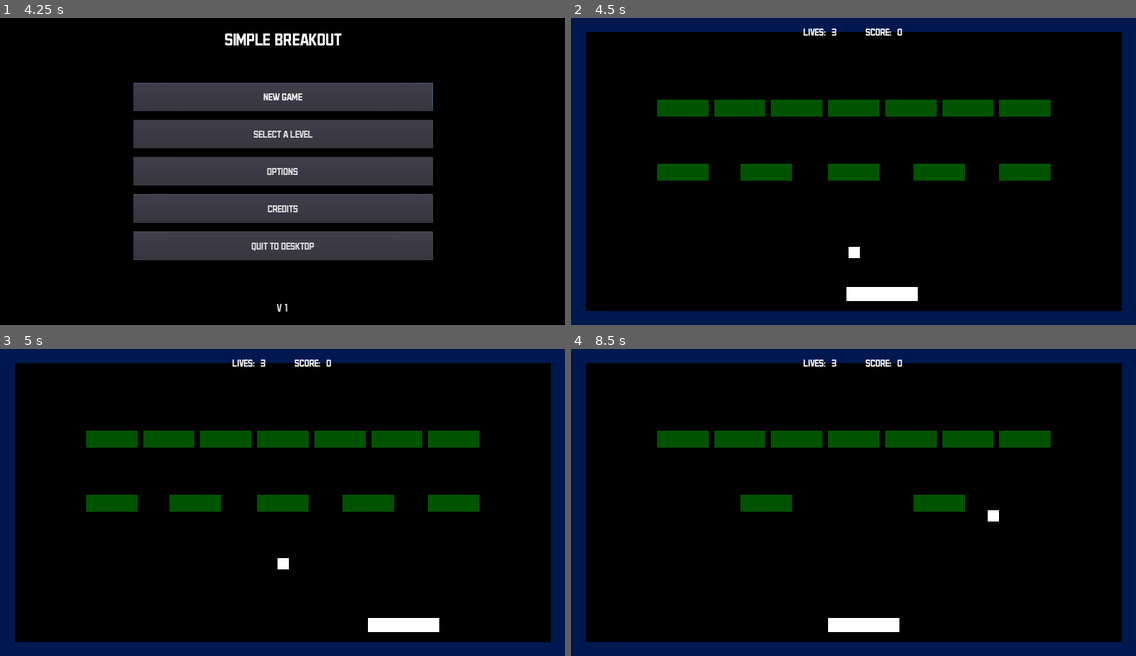
Above: before the commit, frames 1-4 (two rows, left to right).
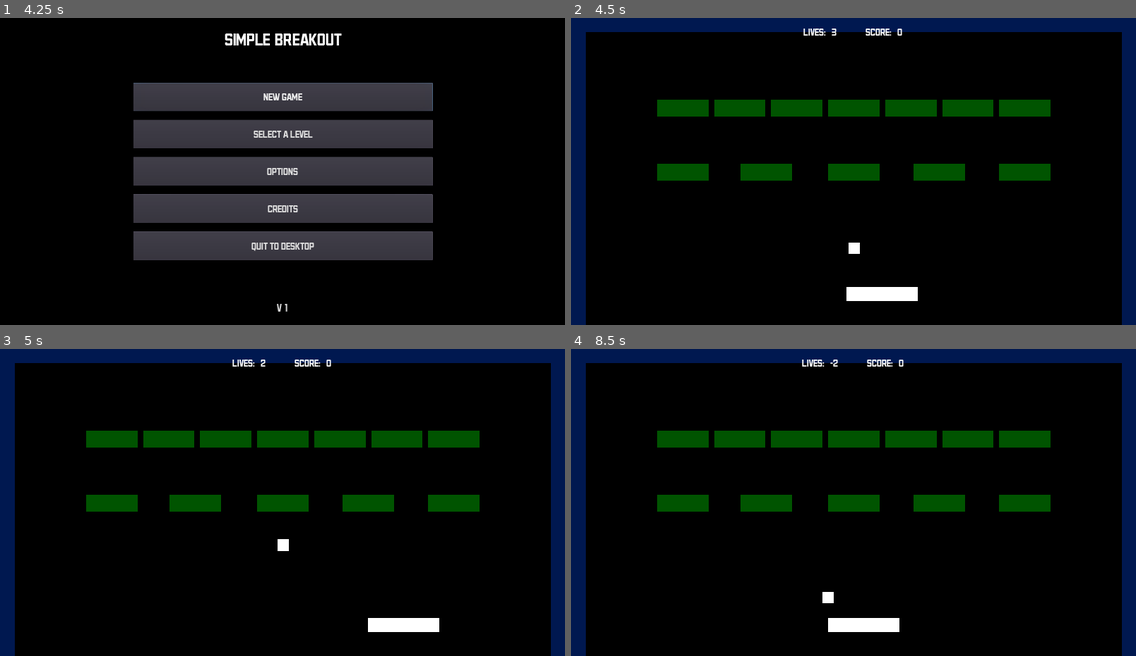
Above: after the commit, the same moments.

Repository: AlixBarreaux/simple-breakout
Game: Godot game, scene res://Scenes/GUI/MainMenu.tscn
Same seed, same stepped clock (60 frames per second), same inputs: the game is played once before the commit and once after it. The engine's default icon, where the game draws it, is replaced by a stand-in: a white triangle on a blue panel in a dark square.
Inputs:
- Up to frame 1 (4.25 s): click "new game" at 0.5 s; click "new game" at 1.25 s; click "select a level" at 2 s; click "options" at 2.75 s; click "credits" at 3.5 s
- Up to frame 2 (4.5 s): tap Enter at 4.25 s; hold D (move_right) from 4.28 s (still down); tap Space (launch_ball) at 4.35 s
- Up to frame 3 (5 s): keep holding D (move_right)
- Up to frame 4 (8.5 s): release D (move_right) at 5.03 s; hold Q (move_left) 5.03-5.78 s; tap Space (launch_ball) every 0.75 s from 5.1 to 8.1 s; hold D (move_right) 5.78-7.28 s; hold Q (move_left) from 7.28 s (still down)

Frame 1 is identical in both runs. In frame 2, 4.4% of the frame differs, in the area x 2-98%, y 73-100%; in frame 3, 4.5%; in frame 4, 6.2%, in the area x 2-98%, y 3-100%.

Commit message:
Add some more inputs for the paddle in order to support both azerty and qwerty in a simplified way. Add Ball respawn() and the launch_ball input key to make it start to move when just (re)spawned

Diff:
--- a/Scenes/GUI/LevelSelectionMenu.tscn
+++ b/Scenes/GUI/LevelSelectionMenu.tscn
@@ -69,7 +69,7 @@
 margin_left = 690.77
 margin_right = 1309.77
 level_to_load = SubResource( 2 )
-level_name = "Level 1"
+level_name = "First Steps"
 preview_image_stream_texture = ExtResource( 5 )
 level_to_load_path = "res://Scenes/Levels/Level1.tscn"
 
@@ -77,7 +77,7 @@
 margin_left = 1334.92
 margin_right = 1953.92
 level_to_load = ExtResource( 4 )
-level_name = "Level 1"
+level_name = "Level 2"
 preview_image_stream_texture = ExtResource( 5 )
 level_to_load_path = "res://Scenes/Levels/LevelTest.tscn"
 
--- a/Scenes/GUI/MainMenu.tscn
+++ b/Scenes/GUI/MainMenu.tscn
@@ -140,6 +140,8 @@
 [node name="CreditsMenu" parent="MenusToDisplay" instance=ExtResource( 4 )]
 visible = false
 
+[node name="Music" type="AudioStreamPlayer" parent="."]
+
 [connection signal="pressed" from="ColorRect/ButtonsContainer/NewGameButton" to="." method="_on_NewGameButton_pressed"]
 [connection signal="pressed" from="ColorRect/ButtonsContainer/SelectLevelButton" to="." method="_on_SelectLevelButton_pressed"]
 [connection signal="pressed" from="ColorRect/ButtonsContainer/OptionsButton" to="." method="_on_OptionsButton_pressed"]
--- a/Scenes/GUI/OptionsMenu.tscn
+++ b/Scenes/GUI/OptionsMenu.tscn
@@ -67,5 +67,27 @@
 focus_neighbour_bottom = NodePath(".")
 text = "back"
 
+[node name="MusicContainer" type="HBoxContainer" parent="."]
+margin_right = 525.0
+margin_bottom = 126.0
+custom_constants/separation = 30
+alignment = 1
+__meta__ = {
+"_edit_use_anchors_": false
+}
+
+[node name="MusicLabel" type="Label" parent="MusicContainer"]
+margin_top = 42.0
+margin_right = 409.0
+margin_bottom = 83.0
+text = "music master sound effects"
+
+[node name="MusicHSlider" type="HSlider" parent="MusicContainer"]
+margin_left = 439.0
+margin_right = 525.0
+margin_bottom = 126.0
+size_flags_horizontal = 3
+size_flags_vertical = 3
+
 [connection signal="visibility_changed" from="." to="." method="_on_OptionsMenu_visibility_changed"]
 [connection signal="pressed" from="ColorRect/VBoxContainer/BackButton" to="." method="_on_BackButton_pressed"]
--- a/Scenes/Levels/Level.tscn
+++ b/Scenes/Levels/Level.tscn
@@ -66,6 +66,7 @@
 shape = SubResource( 2 )
 
 [node name="Floor" type="StaticBody2D" parent="Terrain/Borders"]
+visible = false
 position = Vector2( 2070, 1030 )
 rotation = 1.57079
 collision_layer = 4
@@ -79,6 +80,7 @@
 [node name="CollisionShape2D" type="CollisionShape2D" parent="Terrain/Borders/Floor"]
 position = Vector2( 25, 1080 )
 shape = SubResource( 2 )
+disabled = true
 
 [node name="Paddles" type="Node2D" parent="."]
 
--- a/Scripts/ball.gd
+++ b/Scripts/ball.gd
@@ -5,6 +5,8 @@
 # ----------------------------- DECLARE VARIABLES ------------------------------
 
 export var current_speed: int = 20
+
+onready var spawn_position: Vector2 = self.get_global_position()
 
 var velocity: Vector2 = Vector2(0.0, 0.0)
 var direction: Vector2 = Vector2(0.0, 0.0)
@@ -22,6 +24,9 @@
 #	self.direction.x = [-1, 1] [randi() % 2]
 #	self.direction.y = [-0.8, 8] [randi() % 2]
 
+	# Prevent the ball from moving until the player
+	# Presses launch_ball key
+	self.set_physics_process(false)
 	# Initialize the starting direction
 	self.direction.y = 1
 
@@ -46,6 +51,11 @@
 
 		if collision.collider.is_in_group("bricks"):
 			collision.collider._receive_ball_collision()
+
+
+func _unhandled_key_input(_event: InputEventKey) -> void:
+	if Input.is_action_just_pressed("launch_ball"):
+		self.set_physics_process(true)
 
 
 # TEST
@@ -76,4 +86,10 @@
 
 func die() -> void:
 	print(self.name, " : Dying!")
+	self.set_physics_process(false)
 	self.emit_signal("died")
+
+
+func respawn() -> void:
+	print(self.name, " : Respawning!")
+	self.set_global_position(self.spawn_position)
--- a/Scripts/balls_manager.gd
+++ b/Scripts/balls_manager.gd
@@ -25,3 +25,4 @@
 func on_ball_died() -> void:
 	print(str(self.name) + " : A ball died!")
 	Events.emit_signal("all_balls_died")
+	$Ball.respawn()
--- a/project.godot
+++ b/project.godot
@@ -49,7 +49,7 @@
 "language": "GDScript",
 "path": "res://Scripts/Bricks_Attributes/health_manager.gd"
 }, {
-"base": "Reference",
+"base": "Node",
 "class": "InvisibilityManager",
 "language": "GDScript",
 "path": "res://Scripts/Bricks_Attributes/invisibility_manager.gd"
@@ -185,11 +185,14 @@
 move_left={
 "deadzone": 0.5,
 "events": [ Object(InputEventKey,"resource_local_to_scene":false,"resource_name":"","device":0,"alt":false,"shift":false,"control":false,"meta":false,"command":false,"pressed":false,"scancode":81,"unicode":0,"echo":false,"script":null)
+, Object(InputEventKey,"resource_local_to_scene":false,"resource_name":"","device":0,"alt":false,"shift":false,"control":false,"meta":false,"command":false,"pressed":false,"scancode":16777231,"unicode":0,"echo":false,"script":null)
+, Object(InputEventKey,"resource_local_to_scene":false,"resource_name":"","device":0,"alt":false,"shift":false,"control":false,"meta":false,"command":false,"pressed":false,"scancode":65,"unicode":0,"echo":false,"script":null)
  ]
 }
 move_right={
 "deadzone": 0.5,
 "events": [ Object(InputEventKey,"resource_local_to_scene":false,"resource_name":"","device":0,"alt":false,"shift":false,"control":false,"meta":false,"command":false,"pressed":false,"scancode":68,"unicode":0,"echo":false,"script":null)
+, Object(InputEventKey,"resource_local_to_scene":false,"resource_name":"","device":0,"alt":false,"shift":false,"control":false,"meta":false,"command":false,"pressed":false,"scancode":16777233,"unicode":0,"echo":false,"script":null)
  ]
 }
 launch_ball={
Not shown, changed: Translations/menus.pot
